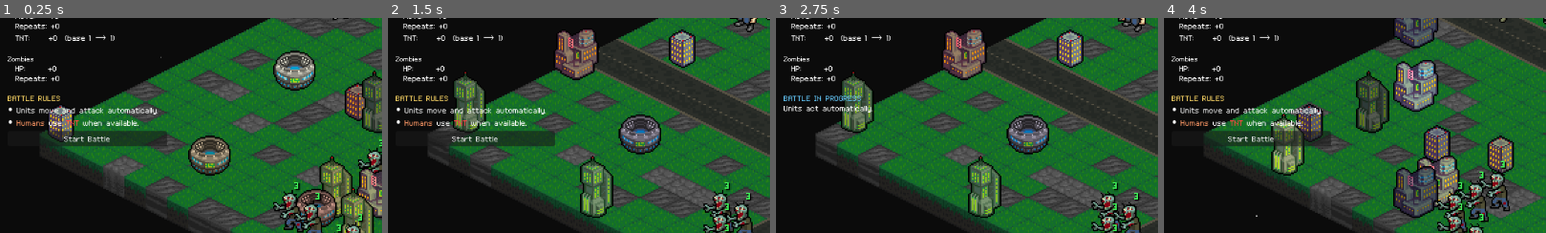
Above: before the commit, frames 1-4 (left to right).
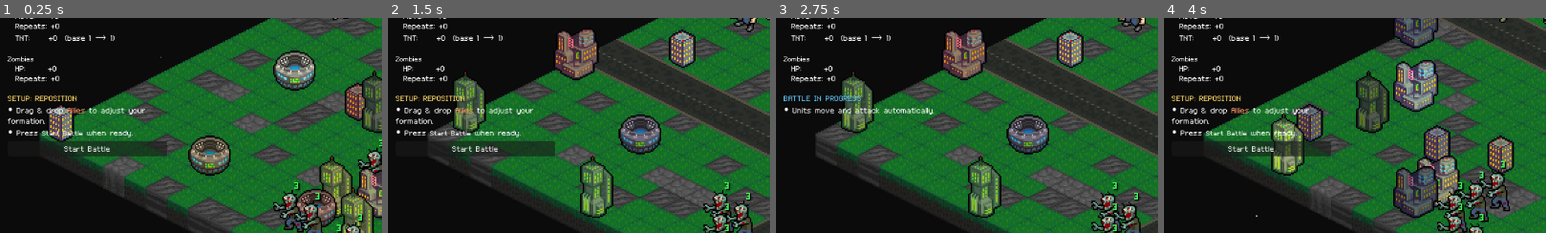
Above: after the commit, the same moments.

Repository: Tekknobot/MEKIII
Game: Godot game, scene res://scenes/Game.tscn
Same seed, same stepped clock (60 frames per second), same inputs: the game is played once before the commit and once after it.
Inputs (mouse positions are % of the whole screen's width and height, from its top left):
- Up to frame 1 (0.25 s): no input
- Up to frame 2 (1.5 s): click "Start Battle" at 0.5 s; tap Enter at 1.25 s; move the mouse to (72, 45) at 1.27 s; tap R at 1.35 s; click (72, 45) at 1.42 s
- Up to frame 3 (2.75 s): click "Start Battle" at 2 s
- Up to frame 4 (4 s): drag from (30, 55) to (45, 70) at 2.77 s; move the mouse to (60, 28) at 3.52 s; tap R at 3.6 s; click (60, 28) at 3.67 s
The pictures show only the part of the screen within x 0-50%, y 18-68%; the shares and areas given below are measured in that part.

The runs differ from the first frame. In frame 1, 4.4% of the frame differs, in the area x 2-44%, y 36-65%; in frame 2, 4.2%; in frame 3, 0.8%; in frame 4, 4.3%.

Commit message:
Update phase info

Diff:
--- a/scripts/game.gd
+++ b/scripts/game.gd
@@ -764,15 +764,16 @@
 
 	# ---- Phase info ----
 	if state == GameState.SETUP:
-		lines.append("[color=#ffd966]BATTLE RULES[/color]")
-		lines.append("• Units move and attack automatically.")
-		lines.append("• [color=#ff9966]Humans[/color] use [color=#ff4444]TNT[/color] when available.")
+		lines.append("[color=#ffd966]SETUP: REPOSITION[/color]")
+		lines.append("• Drag & drop [color=#ff9966]Allies[/color] to adjust your formation.")
+		lines.append("• Press [b]Start Battle[/b] when ready.")
 	elif state == GameState.BATTLE:
 		lines.append("[color=#66ccff]BATTLE IN PROGRESS[/color]")
-		lines.append("Units act automatically.")
+		lines.append("• Units move and attack automatically.")
 	elif state == GameState.REWARD:
 		lines.append("[color=#66ff66]ROUND COMPLETE[/color]")
-		lines.append("Choose an upgrade to continue.")
+		lines.append("• Choose an upgrade to continue.")
+		lines.append("• Zombies scale over rounds — pick wisely.")
 
 	ui_status_label.text = "\n".join(lines)
 
